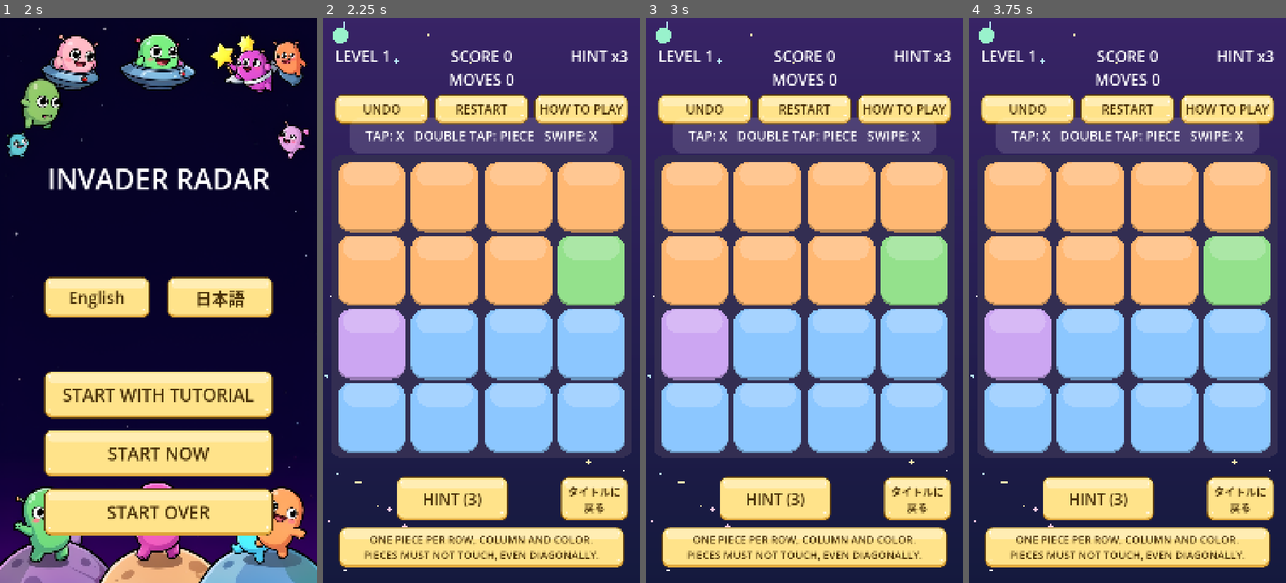
Above: before the commit, frames 1-4 (left to right).
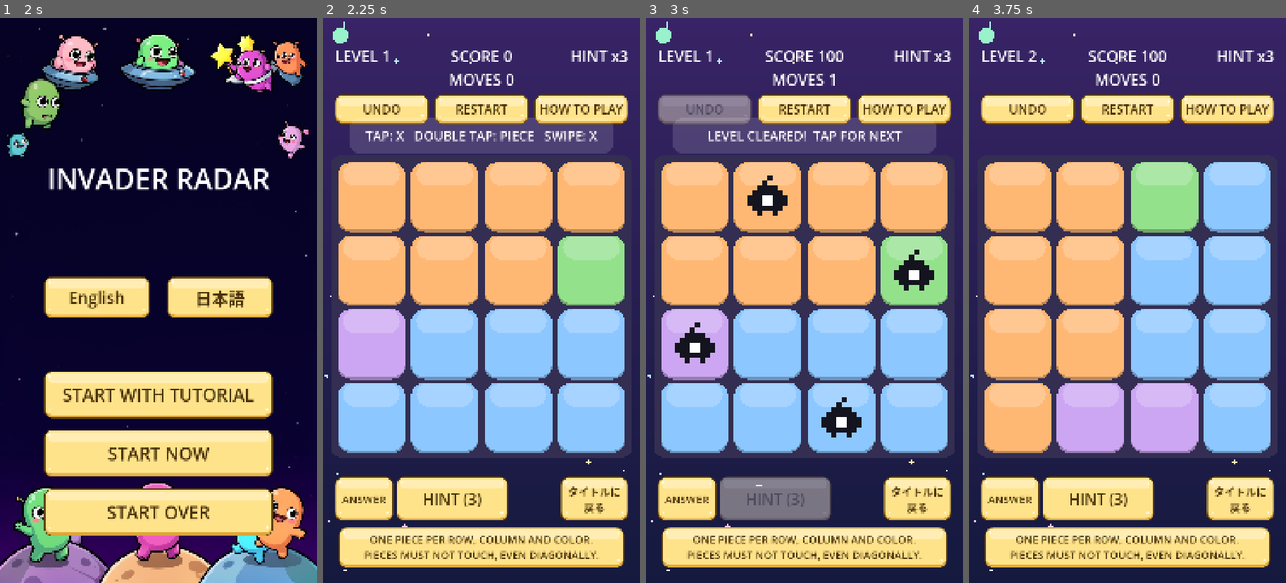
Above: after the commit, the same moments.

Repository: hidekig1001-cell/invader-radar
Game: Godot game, scene res://scenes/app.tscn
Two runs of this game, one before a commit and one after it. Both use one fixed random seed, a clock stepped at 60 frames per second and the inputs below.
Inputs (mouse positions are in pixels of both pictures, inside the frame that each line leads up to):
- Up to frame 1 (2 s): tap Enter at 0.5 s; move the mouse to (228, 272) at 0.52 s; hold Shift 0.53-1.25 s; click (228, 272) at 0.67 s; click "English" at 1.25 s
- Up to frame 2 (2.25 s): click "START NOW" at 2 s
- Up to frame 3 (3 s): click (687, 498) at 2.75 s, where only the run after the commit has a clickable "ANSWER"
- Up to frame 4 (3.75 s): click "RESTART" at 3.5 s

Frame 1 is identical in both runs. In frame 2, 1.4% of the frame differs, in the area x 3-23%, y 81-89%; in frame 3, 8.9%; in frame 4, 30%, in the area x 3-96%, y 5-89%.

Commit message:
CR-1066: デバッグ用の「答え」ボタンで盤に答えを置く
improve runner が生成（実装: qwen3.8-flashnext-strata-144、テスト: qwen3.8-flashnext-strata-v100）。run: 20261019-2343-CR-1066

Diff:
--- a/game/session.gd
+++ b/game/session.gd
@@ -10,6 +10,7 @@
 const LevelPack = preload("res://game/level_pack.gd")
 const Hint = preload("res://core/hint.gd")
 const LevelMaker = preload("res://game/level_maker.gd")
+const Solver = preload("res://core/solver.gd")
 
 const LEVEL_PATHS := [
 	"res://data/levels/level_001.json",
@@ -249,3 +250,19 @@
 	score = int(data.get("score", 0))
 	hints = int(data.get("hints", DEFAULT_HINTS))
 	_start_level(li)
+
+
+func solve_now() -> bool:
+	if status != "playing" or board == null or level == null:
+		return false
+	var solutions = Solver.solutions(level, 1)
+	if solutions.is_empty():
+		return false
+	var solution: Array = solutions[0]
+	for y in range(level.height):
+		for x in range(level.width):
+			if board.state_at(x, y) != BoardState.EMPTY:
+				board.apply("clear", x, y)
+	for pos in solution:
+		board.apply("place", pos.x, pos.y)
+	return _commit(true)
--- a/scenes/hud.gd
+++ b/scenes/hud.gd
@@ -8,6 +8,7 @@
 signal apply_pressed
 signal restart_pressed
 signal title_requested
+signal solve_pressed
 
 const FONT_SIZE := 52
 const SCREEN := Vector2(1080, 1920)
@@ -26,6 +27,7 @@
 var apply_button: Button
 var restart_button: Button
 var title_button: Button
+var solve_button: Button
 
 var language: String = "en"
 
@@ -47,12 +49,20 @@
 	apply_button.visible = false
 	title_button = make_title_button()
 
+	if OS.is_debug_build():
+		solve_button = _make_button("ANSWER", Rect2(40, 1560, 200, 150), solve_pressed)
+		solve_button.add_theme_font_size_override("font_size", 36)
+	else:
+		solve_button = null
+
 	ButtonStyle.apply_to(undo_button)
 	ButtonStyle.apply_to(settings_button)
 	ButtonStyle.apply_to(hint_button)
 	ButtonStyle.apply_to(apply_button)
 	ButtonStyle.apply_to(restart_button)
 	ButtonStyle.apply_to(title_button)
+	if solve_button != null:
+		ButtonStyle.apply_to(solve_button)
 
 	finish_row_buttons([undo_button, restart_button, settings_button], 320)
 
@@ -63,6 +73,8 @@
 	settings_button.text = localized("HOW TO PLAY", "遊び方")
 	restart_button.text = localized("RESTART", "やり直す")
 	apply_button.text = localized("APPLY", "決定")
+	if solve_button != null:
+		solve_button.text = localized("ANSWER", "答え")
 	finish_row_buttons([undo_button, restart_button, settings_button], 320)
 
 
--- a/scenes/main.gd
+++ b/scenes/main.gd
@@ -71,6 +71,10 @@
 	hud.apply_pressed.connect(on_apply)
 	hud.restart_pressed.connect(func() -> void: session.restart_level())
 	hud.title_requested.connect(on_title_requested)
+	hud.solve_pressed.connect(func() -> void:
+		if not is_tutorial():
+			session.solve_now()
+	)
 	hud.set_language(language)
 	_refresh()
 	bubble.show_text(help_text(), 4.0)
--- /dev/null
+++ b/test/cr/test_cr_1066.gd
@@ -0,0 +1,54 @@
+extends GutTest
+
+const Session = preload("res://game/session.gd")
+const Rules = preload("res://core/rules.gd")
+const HUD = preload("res://scenes/hud.gd")
+const MainScene = preload("res://scenes/main.tscn")
+
+
+func test_solve_now_clears_board() -> void:
+	## CHECK: 1
+	var s = Session.new()
+	assert_true(s.solve_now())
+	assert_eq(s.status, "cleared")
+	assert_true(Rules.is_solved(s.board, s.level))
+	assert_eq(s.board.pieces().size(), s.level.width)
+
+
+func test_solve_now_removes_marks() -> void:
+	## CHECK: 2
+	var s = Session.new()
+	s.tap(1, 0)
+	assert_true(s.solve_now())
+	assert_eq(s.status, "cleared")
+	assert_eq(s.board.marks().size(), 0)
+
+
+func test_solve_now_twice_fails_second_time() -> void:
+	## CHECK: 3
+	var s = Session.new()
+	s.solve_now()
+	var score_after_first = s.score
+	assert_false(s.solve_now())
+	assert_eq(s.score, score_after_first)
+
+
+func test_hud_has_solve_button_in_debug() -> void:
+	## CHECK: 4
+	var hud = HUD.new()
+	add_child_autofree(hud)
+	await wait_frames(1)
+	assert_not_null(hud.solve_button)
+	assert_true(hud.solve_button.visible)
+	assert_eq(hud.solve_button.position, Vector2(40, 1560))
+	assert_eq(hud.solve_button.size, Vector2(200, 150))
+	assert_true(hud.has_signal("solve_pressed"))
+
+
+func test_main_solve_pressed_clears_session() -> void:
+	## CHECK: 5
+	var m = MainScene.instantiate()
+	add_child_autofree(m)
+	await wait_frames(2)
+	m.hud.solve_pressed.emit()
+	assert_eq(m.session.status, "cleared")
